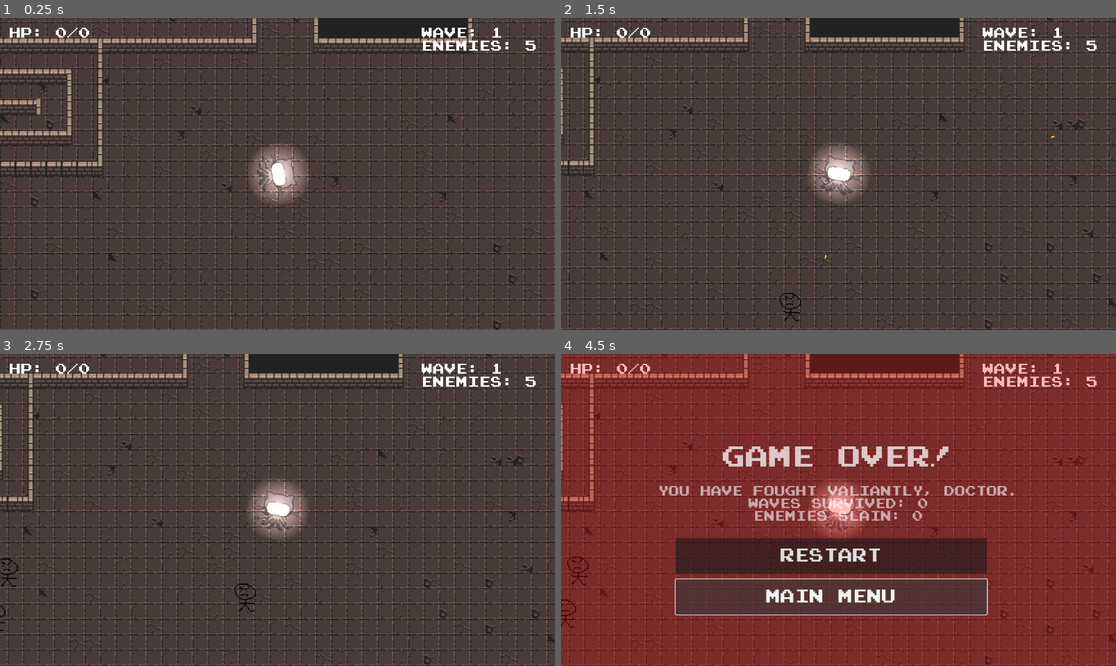
Above: before the commit, frames 1-4 (two rows, left to right).
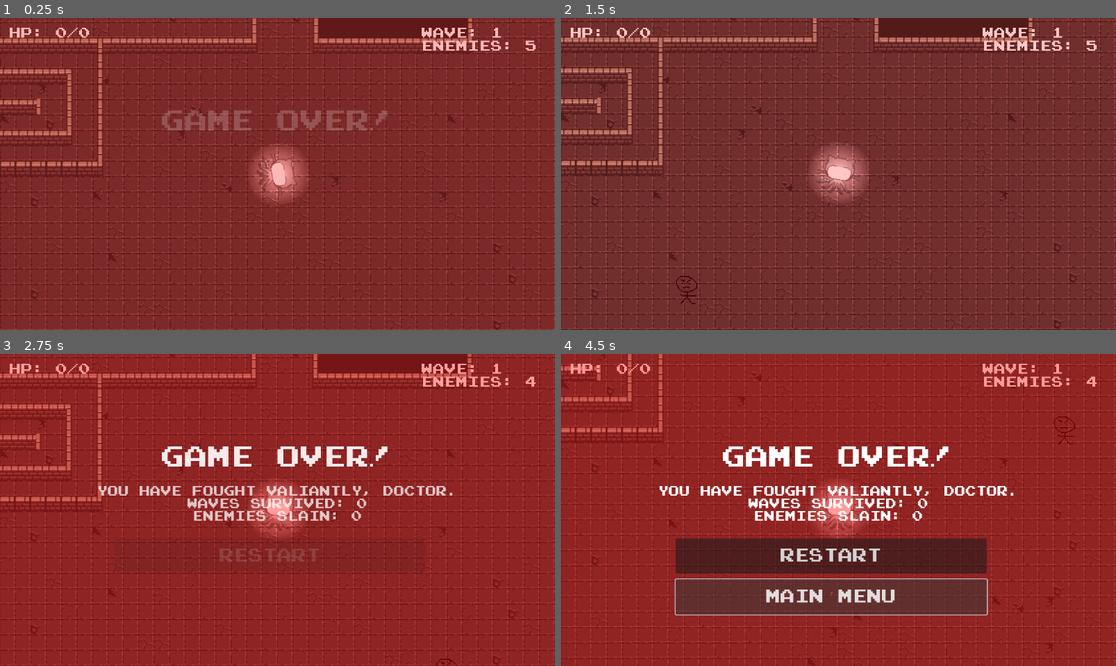
Above: after the commit, the same moments.

Repository: Jeelo-byte/2-sacrifices-must-be-made-
Game: Godot game, scene res://Sences/main.tscn
The game is run twice, just before and just after one commit, with the same random seed, the same clock (stepped at 60 frames per second) and the same inputs.
Inputs (mouse positions are in pixels of both pictures, inside the frame that each line leads up to):
- Up to frame 1 (0.25 s): no input
- Up to frame 2 (1.5 s): tap Enter (ui_accept) at 0.5, 0.77 s; move the mouse to (960, 158) at 0.52 s; press the mouse at (960, 158) at 0.53 s; hold D (right) 0.53-1.25 s; release the mouse at (960, 158) at 1.25 s; click (832, 220) at 1.25 s, where only the run after the commit has a clickable "RESTART"
- Up to frame 3 (2.75 s): click (271, 556) at 2 s, where only the run after the commit has a clickable "RESTART"
- Up to frame 4 (4.5 s): click (832, 556) at 2.75 s, where only the run after the commit has a clickable "RESTART"; move the mouse to (727, 525) at 3.52 s; hold S (down) 3.53-4.25 s; click (727, 525) at 3.6 s; tap Enter (ui_accept) at 3.77 s; click (832, 597) at 4.25 s, where only the run after the commit has a clickable "MAIN MENU"

The runs differ from the first frame. In frame 1, 100% of the frame differs, in the area x 0-100%, y 0-100%; in frame 2, 99%; in frame 3, 100%; in frame 4, 34%.

Commit message:
Larger viewport, nicer death menu.

Diff:
--- a/Scripts/Player/main.gd
+++ b/Scripts/Player/main.gd
@@ -1,4 +1,5 @@
 extends Node2D
+
 @export var enemy_scene: PackedScene
 @export var enemy_count: int = 4
 @export var enemy_speed: int = 200
@@ -6,20 +7,34 @@
 
 var current_wave: int = 1
 var base_damage: int = 1
-var total_enemies_spawned: int = 0
-var enemies_killed: int = 0
+var enemies_dead: int = 0
 
 func _ready():
 	spawn_enemies()
-	# Connect to enemy deaths
-	get_tree().node_removed.connect(_on_node_removed)
+	var screen = get_node("UI/GameOverScreen")
+	screen.visible = false
+	initialize_game_over_screen(screen)
 
-func _on_node_removed(node):
-	if node.is_in_group("enemies"):
-		enemies_killed += 1
+	get_node("UI/GameOverScreen/RestartButton").pressed.connect(_on_restart_button_pressed)
+	get_node("UI/GameOverScreen/MainMenuButton").pressed.connect(_on_main_menu_button_pressed)
 
 func _process(delta):
 	check_wave_complete()
+	check_player_dead()
+
+func spawn_enemies():
+	spawn_enemies_with_damage(base_damage)
+
+func spawn_enemies_with_damage(damage: int):
+	for i in range(enemy_count):
+		var e = enemy_scene.instantiate()
+		var x = randf_range(spawn_area.position.x, spawn_area.position.x + spawn_area.size.x)
+		var y = randf_range(spawn_area.position.y, spawn_area.position.y + spawn_area.size.y)
+		e.position = Vector2(x, y)
+		e.damage_amount = damage
+		e.move_speed = enemy_speed
+		e.connect("enemy_killed", Callable(self, "enemy_killed"))
+		add_child(e)
 
 func check_wave_complete():
 	var enemies = get_tree().get_nodes_in_group("enemies")
@@ -33,56 +48,41 @@
 	var wave_damage = base_damage * (2 ** (current_wave - 1))
 	spawn_enemies_with_damage(wave_damage)
 
-func spawn_enemies():
-	spawn_enemies_with_damage(base_damage)
+func enemy_killed():
+	enemies_dead += 1
 
-func spawn_enemies_with_damage(damage: int):
-	for i in range(enemy_count):
-		var e = enemy_scene.instantiate()
-		var x = randf_range(spawn_area.position.x, spawn_area.position.x + spawn_area.size.x)
-		var y = randf_range(spawn_area.position.y, spawn_area.position.y + spawn_area.size.y)
-		e.position = Vector2(x, y)
-		e.damage_amount = damage
-		e.move_speed = enemy_speed
-		add_child(e)
-		total_enemies_spawned += 1
+func check_player_dead():
+	var player = get_node("Player")
+	if player.current_health <= 0:
+		show_game_over()
 
-func get_enemies_killed() -> int:
-	return enemies_killed
+func _on_restart_button_pressed():
+	get_tree().reload_current_scene()
 
-func get_total_enemies_spawned() -> int:
-	return total_enemies_spawned
+func _on_main_menu_button_pressed():
+	get_tree().change_scene_to_file("res://main_menu.tscn")
+
+func initialize_game_over_screen(screen: Control):
+	for child_name in ["Background", "GameOverLabel", "StatsLabel", "RestartButton", "MainMenuButton"]:
+		if screen.has_node(child_name):
+			screen.get_node(child_name).modulate.a = 0.0
 
 func show_game_over():
-	var screen = $UI/GameOverScreen
-	if get_tree().paused:
-		get_tree().paused = false
+	var screen = get_node("UI/GameOverScreen")
+	screen.visible = true
+	initialize_game_over_screen(screen)
+	await fade_in_game_over(screen)
 
-	# Reset all children to transparent
+func fade_in_game_over(screen: Control) -> void:
+	var tween = create_tween().set_parallel()
 	if screen.has_node("Background"):
-		screen.get_node("Background").modulate.a = 0.0
-	if screen.has_node("GameOverLabel"):
-		screen.get_node("GameOverLabel").modulate.a = 0.0
-	if screen.has_node("RestartButton"):
-		screen.get_node("RestartButton").modulate.a = 0.0
-	if screen.has_node("MainMenuButton"):
-		screen.get_node("MainMenuButton").modulate.a = 0.0
-	if screen.has_node("StatsLabel"):
-		screen.get_node("StatsLabel").modulate.a = 0.0
-
-	screen.visible = true
-	await get_tree().create_timer(0.02).timeout
-
-	# Parallel tween: each property animates independently
-	var tween = create_tween().set_parallel()
-
-	if screen.has_node("Background"):
-		tween.tween_property(screen.get_node("Background"), "modulate:a", 1.0, 0.4)
+		tween.tween_property(screen.get_node("Background"), "modulate:a", 1.0, 0.4).set_delay(0.0)
 	if screen.has_node("GameOverLabel"):
 		tween.tween_property(screen.get_node("GameOverLabel"), "modulate:a", 1.0, 0.4).set_delay(0.2)
+	if screen.has_node("StatsLabel"):
+		tween.tween_property(screen.get_node("StatsLabel"), "modulate:a", 1.0, 0.4).set_delay(0.4)
 	if screen.has_node("RestartButton"):
-		tween.tween_property(screen.get_node("RestartButton"), "modulate:a", 1.0, 0.4).set_delay(0.4)
+		tween.tween_property(screen.get_node("RestartButton"), "modulate:a", 1.0, 0.4).set_delay(0.6)
 	if screen.has_node("MainMenuButton"):
-		tween.tween_property(screen.get_node("MainMenuButton"), "modulate:a", 1.0, 0.4).set_delay(0.6)
-	if screen.has_node("StatsLabel"):
-		tween.tween_property(screen.get_node("StatsLabel"), "modulate:a", 1.0, 0.4).set_delay(0.8)
+		tween.tween_property(screen.get_node("MainMenuButton"), "modulate:a", 1.0, 0.4).set_delay(0.8)
+	await tween.finished
--- a/Scripts/game_over_screen.gd
+++ b/Scripts/game_over_screen.gd
@@ -16,7 +16,7 @@
 	set_process_input(true)
 	get_tree().paused = true
 
-	var main_node = get_node("../../Main")
+	var main_node = get_node("Main")
 	if main_node:
 		stats_label.text = "Final Wave: " + str(main_node.current_wave)
 
--- a/Scripts/stats_label.gd
+++ b/Scripts/stats_label.gd
@@ -20,7 +20,6 @@
 		update_wave_display()
 
 func update_wave_display():
-	var enemies = get_tree().get_root().get_node("world").enemies_killed
-	print(enemies)
+	var enemies = get_tree().get_root().get_node("world").enemies_dead
 	var world = get_tree().get_root().get_node("world").current_wave
 	text = "YOU HAVE FOUGHT VALIANTLY, DOCTOR.\nWAVES SURVIVED: " + str(world - 1) + "\nENEMIES SLAIN: " + str(enemies)
